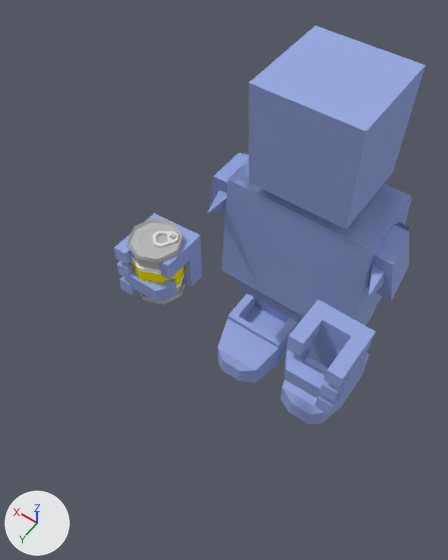
Before and after pictures for a commit that changed the Blender file scripts/processors/resources/cannery/cannery.blend.
Rendered twice from a 50 mm camera at (-1.57, 1.58, 2.67) aimed at (-0.29, -0.21, -0.14). Lighting does not change. The marker at lower left points along +X, +Y and +Z.

Names of what the first picture shows: 'HeadSkin', 'LHook', 'Larm', 'LarmSlim', 'RHook', 'can'.
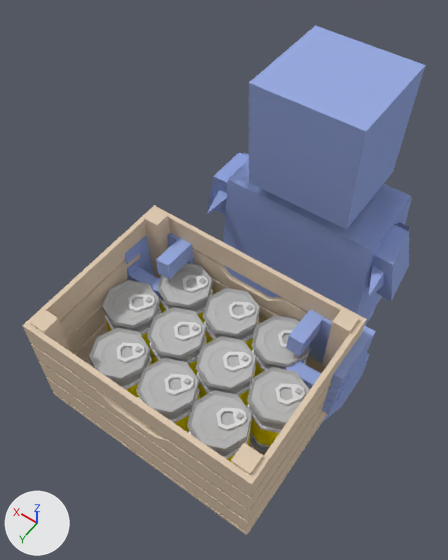
What changed in the scene script:
```text
Change ob_can:
    add ob_can.hide_set(True)  # its collection is switched off
Change ob_wheel_000:
    remove ob_wheel_000.hide_set(True)  # its collection is switched off
Change ob_can_010:
    remove ob_can_010.hide_set(True)  # its collection is switched off
Change ob_can_009:
    remove ob_can_009.hide_set(True)  # its collection is switched off
Change ob_can_008:
    remove ob_can_008.hide_set(True)  # its collection is switched off
Change ob_can_007:
    remove ob_can_007.hide_set(True)  # its collection is switched off
Change ob_can_006:
    remove ob_can_006.hide_set(True)  # its collection is switched off
Change ob_can_005:
    remove ob_can_005.hide_set(True)  # its collection is switched off
Change ob_can_004:
    remove ob_can_004.hide_set(True)  # its collection is switched off
Change ob_can_003:
    remove ob_can_003.hide_set(True)  # its collection is switched off
Change ob_can_002:
    remove ob_can_002.hide_set(True)  # its collection is switched off
Change ob_can_001:
    remove ob_can_001.hide_set(True)  # its collection is switched off
```

Changed parts and their boxes (x1, y1, x2, y2) in the pictures (448 x 560 px):
'wheel.000', shown: after (22, 205, 366, 535)
'can.010', shown: after (247, 367, 310, 454)
'can.009', shown: after (187, 390, 252, 462)
'can.008', shown: after (136, 358, 200, 433)
'can.004', shown: after (195, 336, 257, 407)
'can', hidden: before (127, 218, 185, 305)
'can.007', shown: after (89, 328, 152, 412)
'can.005', shown: after (147, 307, 207, 375)
'can.002', shown: after (203, 288, 260, 351)
'can.006', shown: after (102, 280, 161, 357)
'can.001', shown: after (157, 263, 213, 324)
'can.003', shown: after (252, 315, 310, 376)
